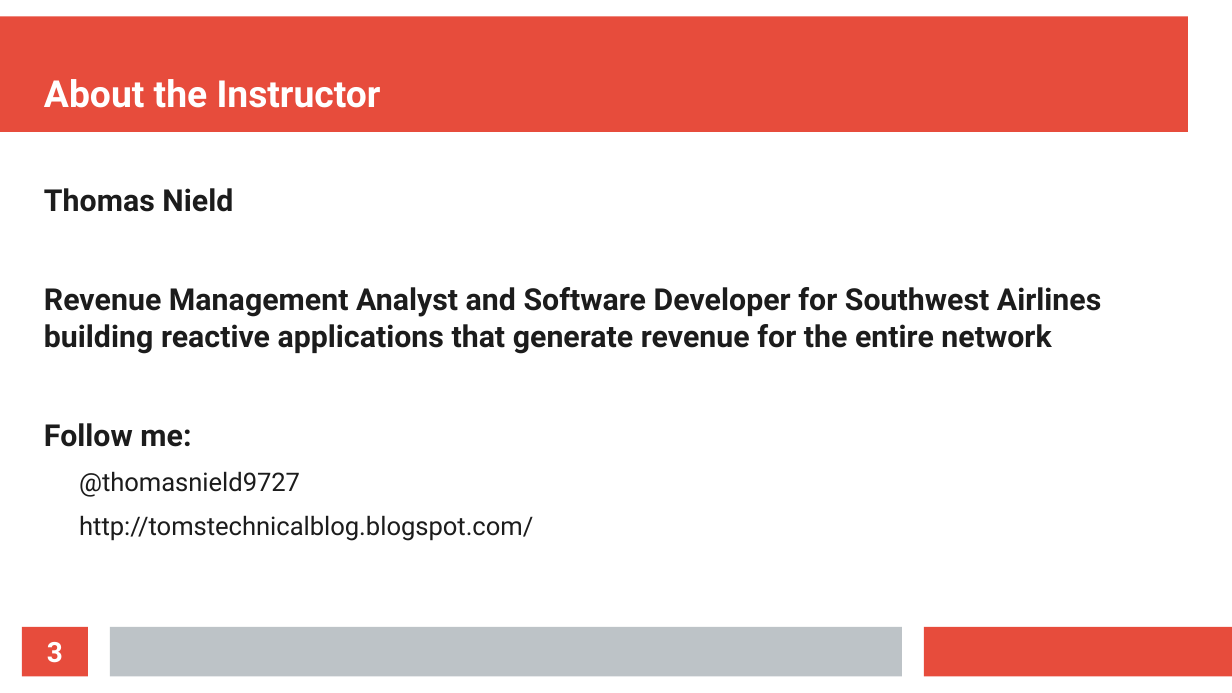
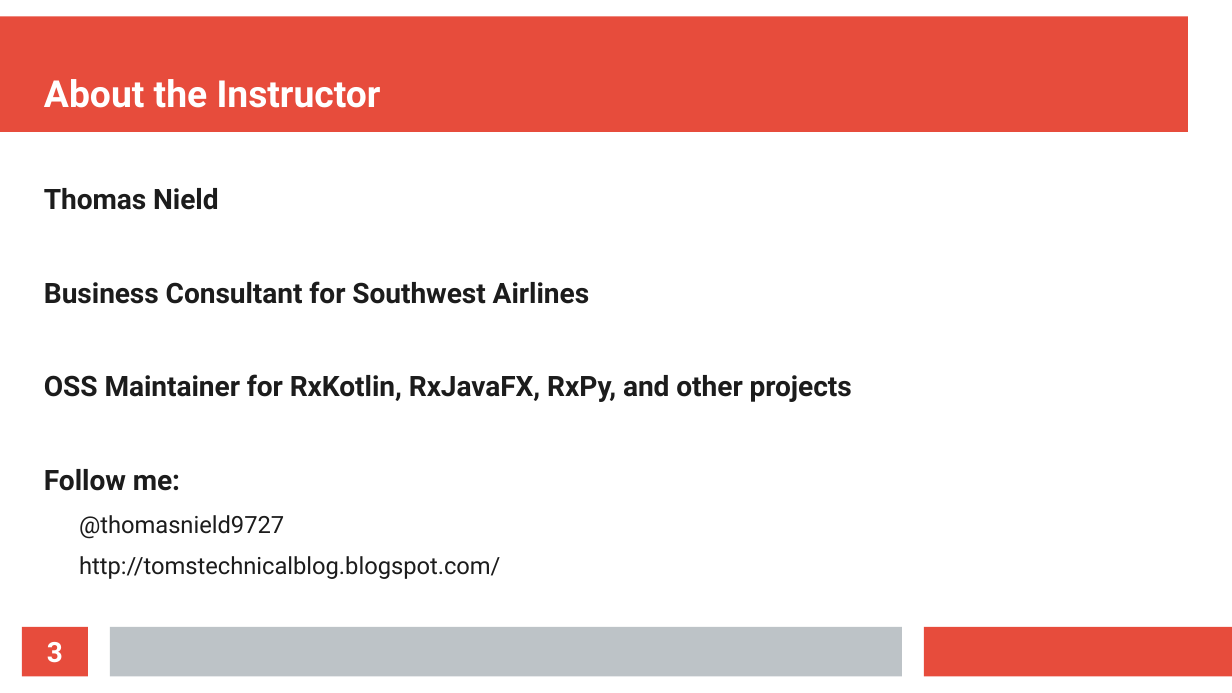
Before and after one commit to thomasnield/oreilly_reactive_python_for_data, a slide deck: slide 3 of resources/reactive_python_slides.odp. Drawn at 1232x693 pixels with LibreOffice and Linux fonts; fonts in the diff are those of the drawing. Boxes give left, top, right and bottom in pixels: in the first picture for what was removed or moved away, otherwise in the second. Text is boxed around its words. In the diff, an @@ line names an element or a change of style, - is before the commit and + after.

Commit message:
update slides

```diff
--- a/resources/reactive_python_slides.odp
+++ b/resources/reactive_python_slides.odp
@@ text at [44, 188, 500, 579]: size 19.5 to 18 pt in "Thomas Nield", "Follow me:"; size 16.5 to 15.3 pt in "@thomasnield9727", "http://tomstechnicalblog.blogspot.com/" @@
@@ text at [44, 281, 852, 402]: text changed; size 19.5 to 18 pt @@
-Revenue Management Analyst and Software Developer for Southwest Airlines building reactive applications that generate revenue for the entire network
+Business Consultant for Southwest Airlines
+OSS Maintainer for RxKotlin, RxJavaFX, RxPy, and other projects
```
Also in this commit, not shown: 4 other slides changed, 1 slide added.
